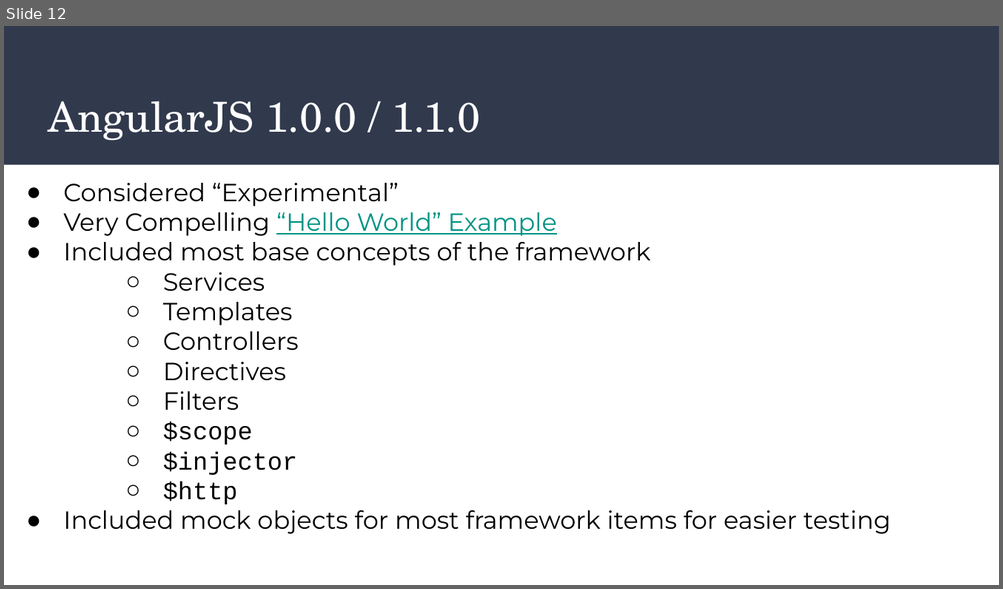
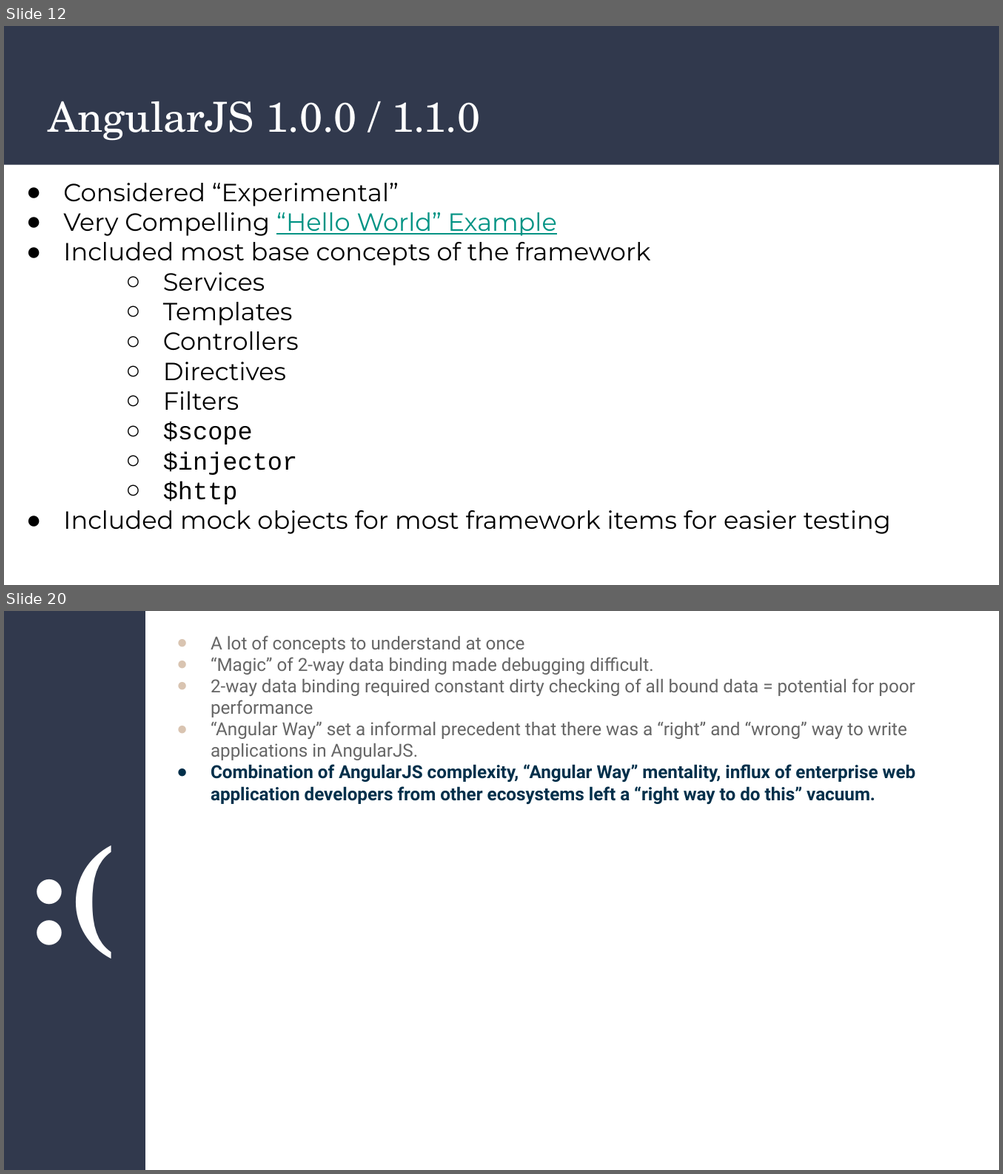
Before and after one commit to JasonTypesCodes/angularjs-retro, a slide deck: AngularJS - A Retrospective.odp. Shown one above the other, each under a label of ours: slide 12 before the commit, slides 12 and 20 after it; the slides between them are not shown. The pictures are 1003x589 and 1003x1174 pixels, drawn with LibreOffice and Linux fonts; fonts in the diff are those of the drawing. Boxes give left, top, right and bottom in pixels: in the first picture for what was removed or moved away, otherwise in the second. Text is boxed around its words. In the diff, an @@ line names an element or a change of style, - is before the commit and + after.

```diff
--- a/AngularJS - A Retrospective.odp
+++ b/AngularJS - A Retrospective.odp
@@ slide 20 added at (4,611,999,1170), background #FFFFFF @@
@@ rectangle added at (4,611,145,1170), fill #31394D @@
@@ title added at (4,611,145,1170), 96 pt, text #FFFFFF, bold @@
+:(
@@ text added at (210,635,916,804), 13 pt, text #666666 @@
+● A lot of concepts to understand at once
+● “Magic” of 2-way data binding made debugging difficult.
+● 2-way data binding required constant dirty checking of all bound data = potential for poor performance
+● “Angular Way” set a informal precedent that there was a “right” and “wrong” way to write applications in AngularJS.
+● Combination of AngularJS complexity, “Angular Way” mentality, influx of enterprise web application developers from other ecosystems left a “right way to do this” vacuum.
```
Also in this commit, not shown: 3 slides changed, 25 other slides added.
